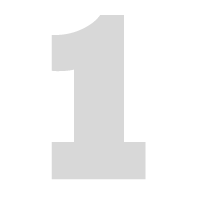
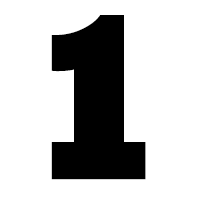
Two versions of the same layered image (200×200). Layer-by-layer changes:
painted on "1" over [51, 15, 146, 180]
